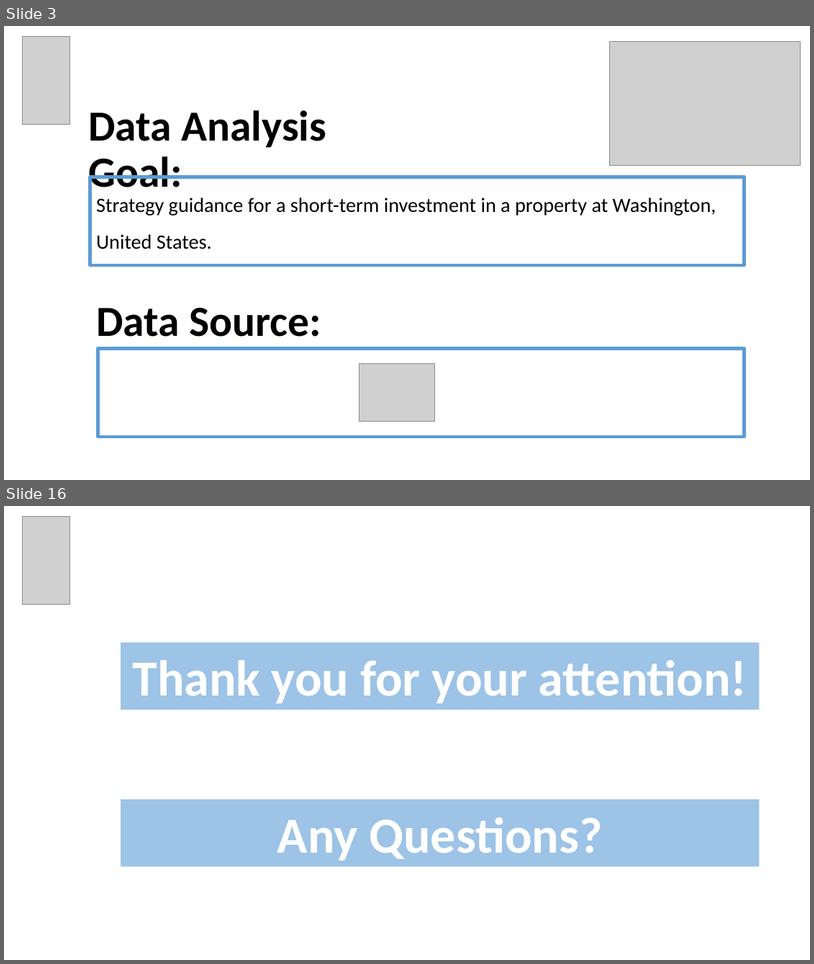
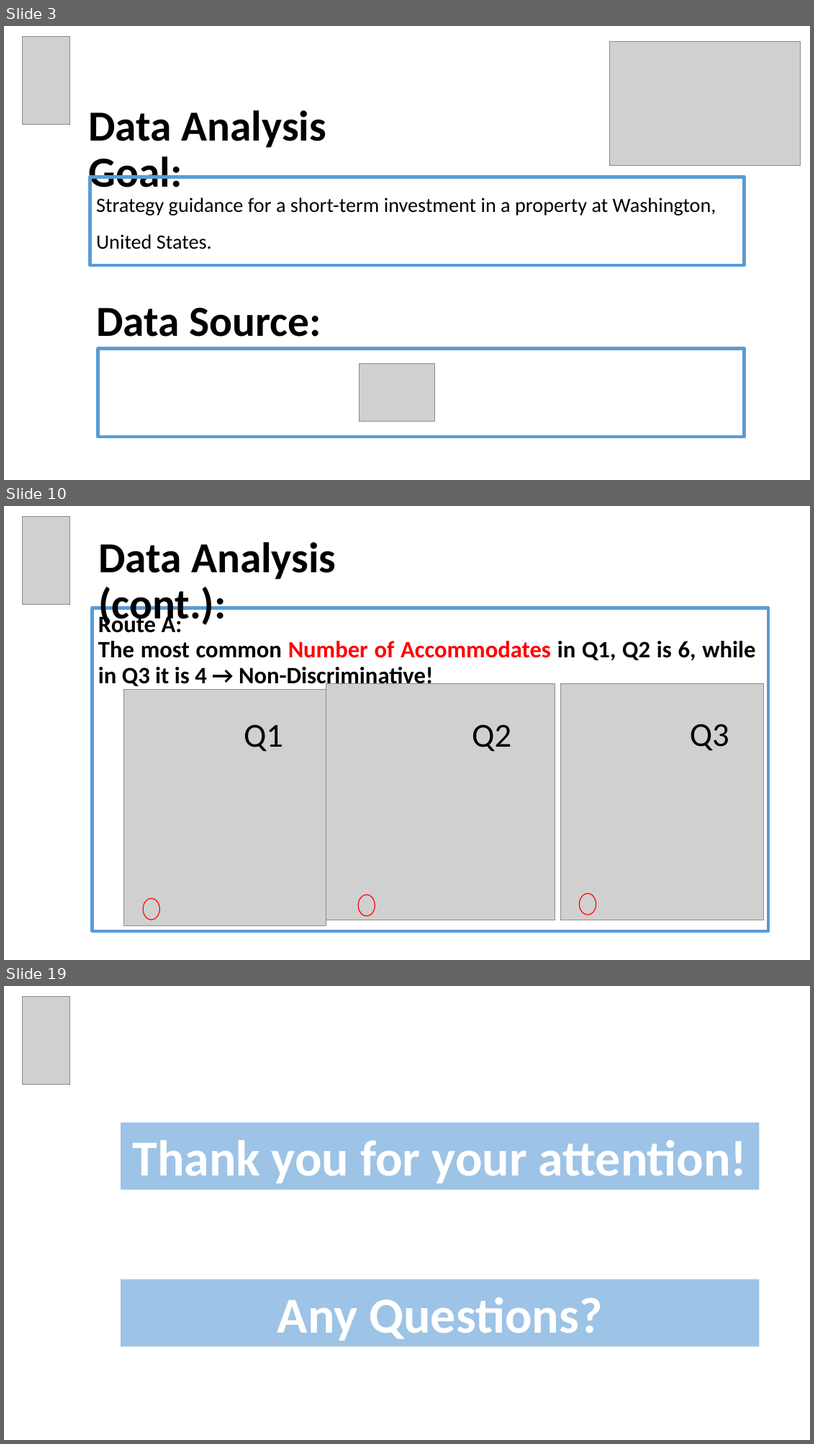
Before and after one commit to OdedMark/DataAnalystCourseFinalProject, a slide deck: Final Project Data Analyst Program Hebrew University of Jerusalem.pptx. Shown one above the other, each under a label of ours: slides 3 and 16 before the commit, slides 3, 10 and 19 after it; the slides between them are not shown. The pictures are 814x964 and 814x1444 pixels, drawn with LibreOffice and Linux fonts; fonts in the diff are those of the drawing; grey boxes stand for pictures. Boxes give left, top, right and bottom in pixels: in the first picture for what was removed or moved away, otherwise in the second. Text is boxed around its words. In the diff, an @@ line names an element or a change of style, - is before the commit and + after.

```diff
--- a/Final Project Data Analyst Program Hebrew University of Jerusalem.pptx
+++ b/Final Project Data Analyst Program Hebrew University of Jerusalem.pptx
@@ slide 10 added at (x1=4, y1=506, x2=810, y2=960), background #FFFFFF @@
@@ picture added at (x1=22, y1=516, x2=70, y2=604) @@
@@ title added at (x1=98, y1=542, x2=337, y2=629), 51 pt, text #000000, bold @@
+Data Analysis (cont.):
@@ rectangle added at (x1=93, y1=608, x2=769, y2=931), outline #5B9BD5 4 pt @@
@@ text added at (x1=98, y1=641, x2=756, y2=689), 28 pt, text #000000, bold @@
+Route A:
+The most common Number of Accommodates in Q1, Q2 is 6, while in Q3 it is 4 → Non-Discriminative!
@@ picture added at (x1=124, y1=690, x2=327, y2=925) @@
@@ picture added at (x1=327, y1=683, x2=555, y2=919) @@
@@ picture added at (x1=561, y1=683, x2=764, y2=919) @@
@@ text added at (x1=244, y1=724, x2=283, y2=751), 40 pt, text #000000 @@
+Q1
@@ text added at (x1=472, y1=724, x2=512, y2=751), 40 pt, text #000000 @@
+Q2
@@ text added at (x1=690, y1=723, x2=730, y2=750), 40 pt, text #000000 @@
+Q3
@@ ellipse added at (x1=358, y1=894, x2=376, y2=916), outline #FF0000 1 pt @@
@@ ellipse added at (x1=580, y1=893, x2=597, y2=914), outline #FF0000 1 pt @@
@@ ellipse added at (x1=143, y1=898, x2=160, y2=919), outline #FF0000 1 pt @@
@@ what was slide 16 is now slide 19 @@
```
Also in this commit, not shown: 12 slides changed, 2 other slides added.
